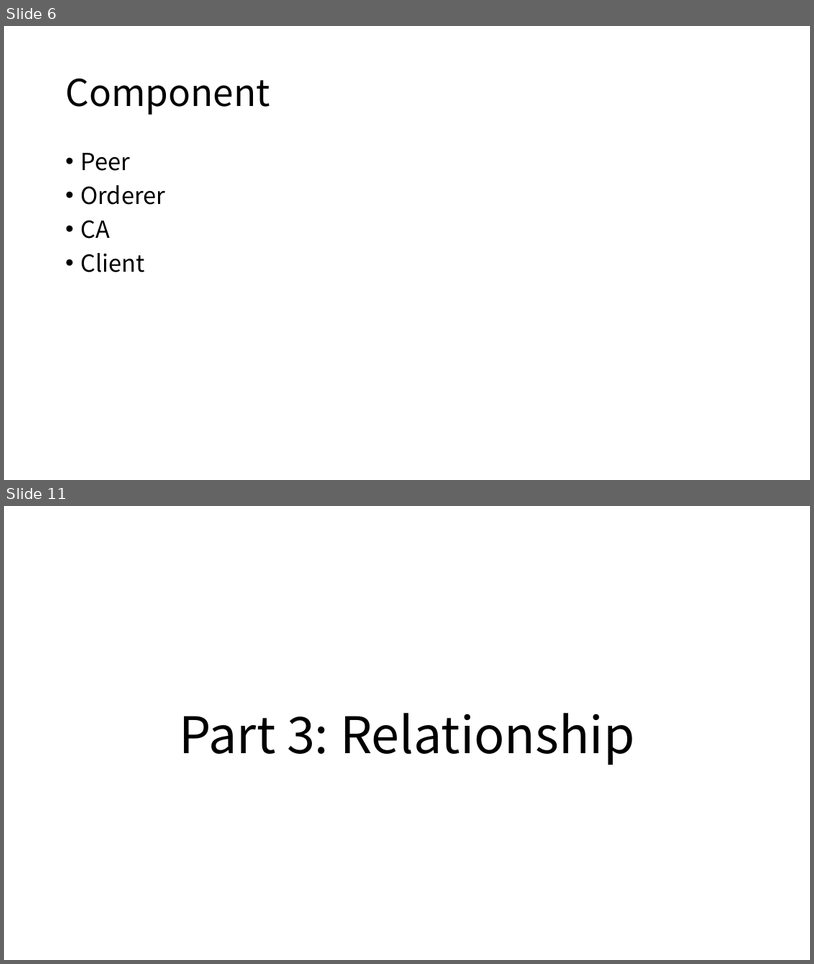
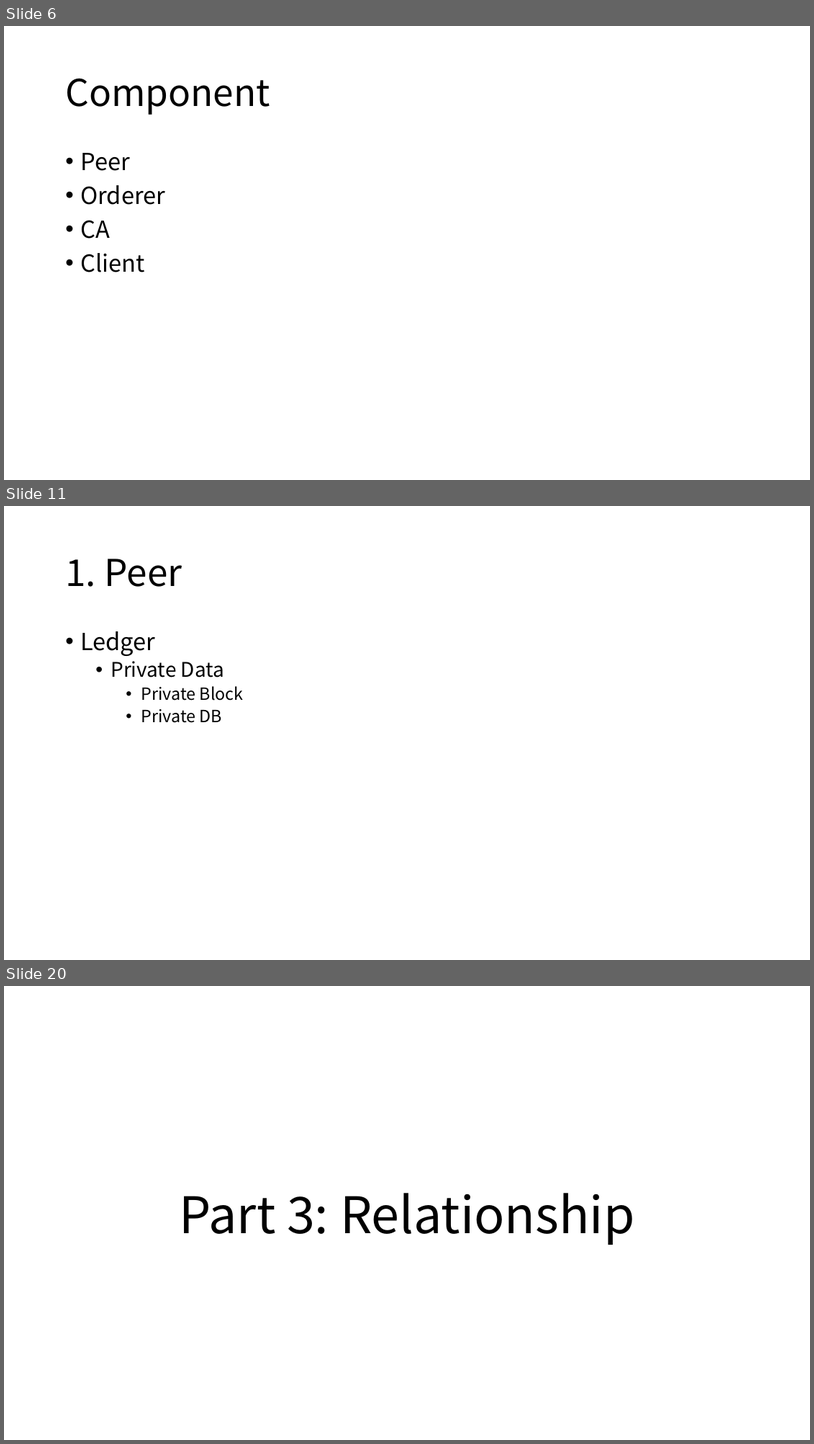
Before and after one commit to freekatz/Blockchain-Notes, a slide deck: fabric notes/【2020.12.26】Fabric Network Runtime Architecture.pptx. Shown one above the other, each under a label of ours: slides 6 and 11 before the commit, slides 6, 11 and 20 after it; the slides between them are not shown. The pictures are 814x964 and 814x1444 pixels, drawn with LibreOffice and Linux fonts; fonts in the diff are those of the drawing. Boxes give left, top, right and bottom in pixels: in the first picture for what was removed or moved away, otherwise in the second. Text is boxed around its words. In the diff, an @@ line names an element or a change of style, - is before the commit and + after.

```diff
--- a/fabric notes/【2020.12.26】Fabric Network Runtime Architecture.pptx
+++ b/fabric notes/【2020.12.26】Fabric Network Runtime Architecture.pptx
@@ slide 11 added at [4,506,810,960], background #FFFFFF @@
@@ title added at [65,559,183,587], 44 pt, text #000000 @@
+1. Peer
@@ text added at [80,631,244,723], 20 pt, text #000000 @@
+• Ledger
+  • Private Data
+    • Private Block
+    • Private DB
@@ what was slide 11 is now slide 20 @@
```
Also in this commit, not shown: 4 slides changed, 8 other slides added, 4 other files.
